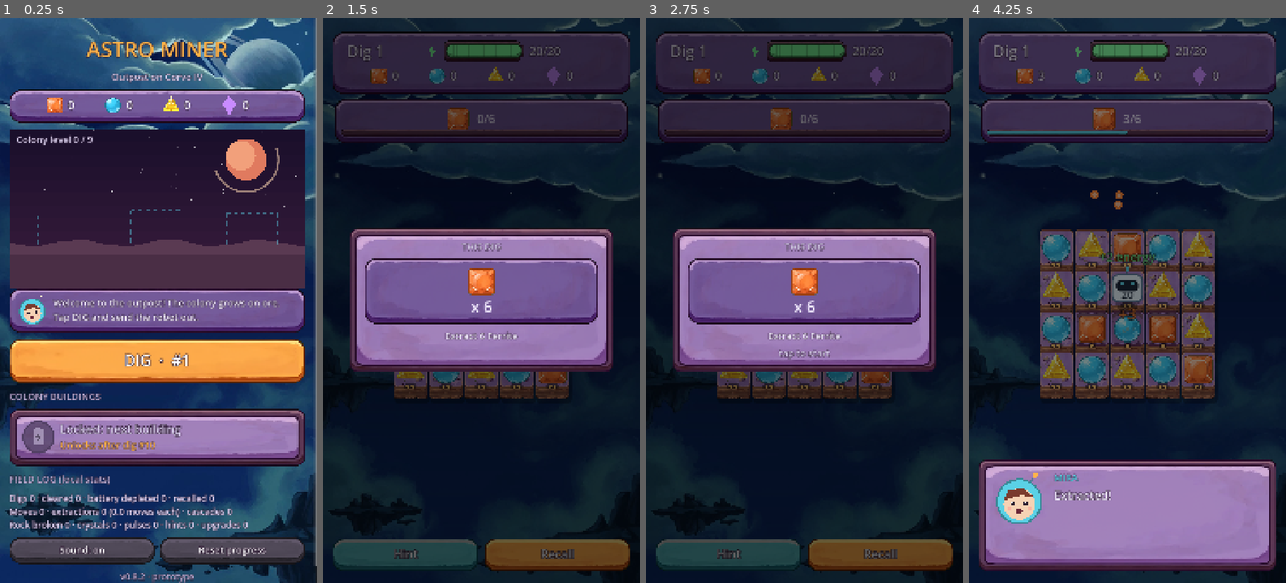
Above: before the commit, frames 1-4 (left to right).
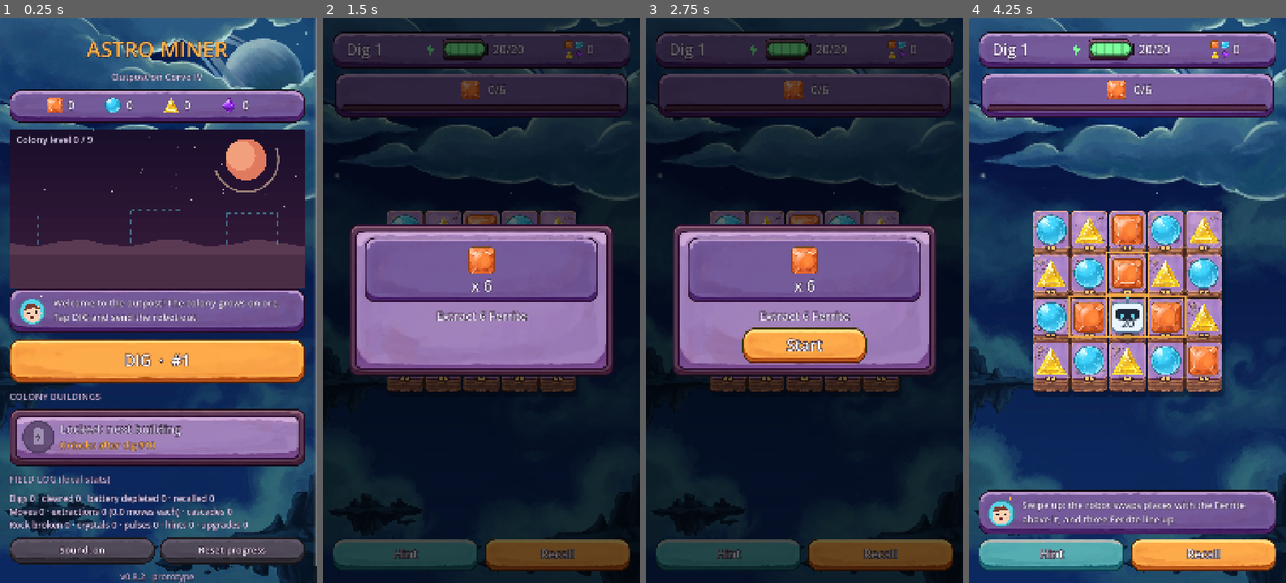
Above: after the commit, the same moments.

Repository: urunsiyabend/astro-miner
Game: Godot game, scene res://scenes/Main.tscn
The game is run twice, just before and just after one commit, with the same random seed, the same clock (stepped at 60 frames per second) and the same inputs.
Inputs (mouse positions are in pixels of both pictures, inside the frame that each line leads up to):
- Up to frame 1 (0.25 s): no input
- Up to frame 2 (1.5 s): click "DIG · #1" at 0.5 s; click "Hint" at 1.25 s
- Up to frame 3 (2.75 s): click "Recall" at 2 s
- Up to frame 4 (4.25 s): click (1127, 345) at 2.75 s, where only the run after the commit has a clickable "Start"; tap Enter at 3.5 s; drag from (1127, 317) to (1159, 176) at 3.52 s

The runs differ from the first frame. In frame 1, 0.2% of the frame differs, in the area x 51-75%, y 13-18%; in frame 2, 23%; in frame 3, 25%; in frame 4, 97%, in the area x 0-100%, y 0-100%.

Commit message:
Compact haul slot, painted crystal, goal bar clear of its icon, Start button
- HUD: the four haul counters become one slot next to the battery (four gems +
  total). Ore flies into it and it shows the gem that came in; tapping it shows
  the per-gem breakdown for a few seconds. Mobile puzzle HUDs keep the top bar
  for goals and moves and give extras one compact slot.
- Crystal: a painted sprite (the sapphire recoloured to crystal violet, a little
  wider) replaces the code-drawn diamond in the HUD, goals, board and scanner.
  The rock goal uses the boulder sprite.
- Ore sprites are centred on their outline box, not their alpha centroid, which
  had lifted the triangle to the top of every slot.
- Goal slots: icon and count are sized to the space above the progress bar and
  centred as one group, so the bar never touches the icon.
- Goal card: no "THIS DIG" title, bigger goal text, and an orange Start button
  instead of the faint "tap to start" (tapping anywhere still works).

Co-Authored-By: Claude Opus 5.5 <noreply@anthropic.com>
Claude-Session: https://claude.ai/code/session_012tNQeieoW2rM39cXm4MPAj

Diff:
--- a/scripts/DevShot.gd
+++ b/scripts/DevShot.gd
@@ -40,6 +40,8 @@
 			if map.has(ch):
 				main.dig._on_move(map[ch])
 				await get_tree().create_timer(0.7).timeout
+		if OS.has_environment("ASTRO_HAUL"):
+			main.dig._toggle_haul()
 		if OS.has_environment("ASTRO_HINT"):
 			main.dig._on_hint()
 		var mid := float(OS.get_environment("ASTRO_MID")) if OS.has_environment("ASTRO_MID") else 0.0
--- a/scripts/ui/Art.gd
+++ b/scripts/ui/Art.gd
@@ -6,7 +6,8 @@
 ## (UiMetrics), so alignment never depends on eyeballed offsets.
 ## When a texture is missing the callers fall back to the code-drawn look.
 
-const ORE := ["ferrite", "cryo", "lumen"]  # Board ore type -> assets/ore/<name>.png
+## Resource index (board ore type 0-2, then 3 = crystal) -> assets/ore/<name>.png
+const ORE := ["ferrite", "cryo", "lumen", "crystal"]
 const ROCK := ["boulder", "stone", "basalt"]  # starting layers 1, 2, 3
 ## Visible share of the earth band under each row: rows sit this much further apart than
 ## columns, so every block shows a strip of its thickness (the floating-island look).
--- a/scripts/ui/BoardView.gd
+++ b/scripts/ui/BoardView.gd
@@ -588,7 +588,11 @@
 	var s := cell * 0.2
 	match b:
 		Board.Buried.CRYSTAL:
-			_gem(c + Vector2(0, 6), s, Color(Pal.CRYSTAL, 0.85))
+			var gem := Art.ore(3) if _art else null
+			if gem != null:
+				draw_texture_rect(gem, Rect2(c + Vector2(0, 6) - Vector2(s, s) * 1.3, Vector2(s, s) * 2.6), false, Color(1, 1, 1, 0.85))
+			else:
+				_gem(c + Vector2(0, 6), s, Color(Pal.CRYSTAL, 0.85))
 		Board.Buried.CELL:
 			_battery(c + Vector2(0, 6), s, Color(Pal.CELL, 0.85))
 		Board.Buried.EMPTY:
@@ -661,7 +665,11 @@
 		K.CRYSTAL:
 			var glow := 0.5 + 0.5 * sin(_time * 4.0 + c.x)
 			draw_circle(c, s * 1.5, Color(Pal.CRYSTAL, 0.18 + 0.12 * glow))
-			_gem(c, s * 1.2, Pal.CRYSTAL)
+			var gem := Art.ore(3) if _art else null
+			if gem != null:
+				draw_texture_rect(gem, Rect2(c - Vector2(s, s) * 1.6, Vector2(s, s) * 3.2), false)
+			else:
+				_gem(c, s * 1.2, Pal.CRYSTAL)
 		K.CELL:
 			draw_circle(c, s * 1.4, Color(Pal.CELL, 0.15))
 			_battery(c, s, Pal.CELL)
--- a/scripts/ui/DigScreen.gd
+++ b/scripts/ui/DigScreen.gd
@@ -16,7 +16,10 @@
 var _title: Label
 var _goals: Widgets.GoalStrip
 var _energy: Widgets.EnergyBar
+var _haul: Widgets.HaulChip
+var _haul_pop: Control  # breakdown of the haul, shown for a moment when the haul is tapped
 var _chips: Array = []
+var _top_plate: Control
 var _coach: Dialog.Coach
 var _dialog: Dialog.Overlay
 var _mission: Control
@@ -71,23 +74,19 @@
 	col.add_theme_constant_override("separation", 12)
 	margin.add_child(col)
 
-	# top HUD, one plate: dig number and battery, then this dig's haul; both rows centred
-	# with extra room at the plate's sides
+	# top HUD, one plate: dig number, battery, and this dig's haul as one compact slot
+	# (tap it for the breakdown). Extra room at the plate's sides.
 	var top_plate := Ui.panel(Pal.PANEL, 28, "plate")
+	_top_plate = top_plate
 	col.add_child(top_plate)
 	var inner := MarginContainer.new()
 	for side in ["left", "right"]:
-		inner.add_theme_constant_override("margin_" + side, 28)
-	inner.add_theme_constant_override("margin_top", 6)
-	inner.add_theme_constant_override("margin_bottom", 10)
+		inner.add_theme_constant_override("margin_" + side, 24)
 	top_plate.add_child(inner)
-	var rows := VBoxContainer.new()
-	rows.add_theme_constant_override("separation", 8)
-	inner.add_child(rows)
 	var top := HBoxContainer.new()
 	top.alignment = BoxContainer.ALIGNMENT_CENTER
-	top.add_theme_constant_override("separation", 20)
-	rows.add_child(top)
+	top.add_theme_constant_override("separation", 18)
+	inner.add_child(top)
 	_title = Ui.label("", Pal.FS_BIG, Pal.TEXT)
 	_title.custom_minimum_size.x = 230
 	_title.autowrap_mode = TextServer.AUTOWRAP_OFF
@@ -98,16 +97,10 @@
 	_energy.custom_minimum_size.y = 88
 	_energy.size_flags_horizontal = Control.SIZE_EXPAND_FILL
 	top.add_child(_energy)
-
-	var chips := HBoxContainer.new()
-	chips.alignment = BoxContainer.ALIGNMENT_CENTER
-	chips.add_theme_constant_override("separation", 18)
-	rows.add_child(chips)
-	for r in 4:
-		var c := Widgets.Chip.new(r)
-		c.custom_minimum_size.y = 64
-		_chips.append(c)
-		chips.add_child(c)
+	_haul = Widgets.HaulChip.new()
+	_haul.size_flags_vertical = Control.SIZE_SHRINK_CENTER
+	_haul.tapped.connect(_toggle_haul)
+	top.add_child(_haul)
 
 	_goals = Widgets.GoalStrip.new()
 	col.add_child(_goals)
@@ -139,12 +132,46 @@
 	fxl.set_anchors_and_offsets_preset(Control.PRESET_FULL_RECT)
 	add_child(fxl)
 	for r in 4:
-		var chip: Widgets.Chip = _chips[r]
-		fxl.targets[r] = chip.icon_global
+		fxl.targets[r] = _haul.icon_global
 	fxl.targets["energy"] = _energy.target_global
 
 	_dialog = Dialog.Overlay.new()
 	add_child(_dialog)
+
+
+## The haul per gem, on a plate under the top bar, for a few seconds.
+func _toggle_haul() -> void:
+	if _haul_pop != null:
+		_hide_haul()
+		return
+	_haul_pop = Ui.panel(Pal.PANEL, 28, "plate")
+	_haul_pop.mouse_filter = Control.MOUSE_FILTER_IGNORE
+	var row := HBoxContainer.new()
+	row.alignment = BoxContainer.ALIGNMENT_CENTER
+	row.add_theme_constant_override("separation", 18)
+	_haul_pop.add_child(row)
+	for r in 4:
+		var c := Widgets.Chip.new(r)
+		c.custom_minimum_size.y = 64
+		c.set_value(_haul.values[r])
+		_chips.append(c)
+		row.add_child(c)
+	add_child(_haul_pop)
+	_haul_pop.global_position = _top_plate.global_position + Vector2(0, _top_plate.size.y + 6)
+	_haul_pop.size.x = _top_plate.size.x
+	_haul_pop.modulate.a = 0.0
+	var tw := _haul_pop.create_tween()
+	tw.tween_property(_haul_pop, "modulate:a", 1.0, 0.15)
+	tw.tween_interval(2.5)
+	tw.tween_property(_haul_pop, "modulate:a", 0.0, 0.25)
+	tw.tween_callback(_hide_haul)
+
+
+func _hide_haul() -> void:
+	if _haul_pop != null:
+		_haul_pop.queue_free()
+		_haul_pop = null
+	_chips.clear()
 
 
 ## Start campaign dig `index`, or a supply run on that site (random layout, no lessons).
@@ -163,9 +190,11 @@
 		board.setup_site(site, s, rules)
 	_title.text = "Supply run" if supply else "Dig %d" % (index + 1)
 	_goals.set_goals(site.goals)
-	# ore that counts toward a goal flies into its goal icon, the rest into the haul chips
+	# ore that counts toward a goal flies into its goal icon, the rest into the haul slot
+	_haul.values = [0, 0, 0, 0]
+	_hide_haul()
 	for r in 4:
-		fxl.targets[r] = (_chips[r] as Widgets.Chip).icon_global
+		fxl.targets[r] = _haul.icon_global
 	for i in site.goals.size():
 		var g: Dictionary = site.goals[i]
 		if g.type == "ore":
@@ -235,15 +264,20 @@
 	var v := VBoxContainer.new()
 	v.add_theme_constant_override("separation", 14)
 	panel.add_child(v)
-	v.add_child(Ui.label("SUPPLY RUN" if supply else "THIS DIG", Pal.FS_SMALL, Pal.DIM, HORIZONTAL_ALIGNMENT_CENTER))
+	if supply:
+		v.add_child(Ui.label("Supply run", Pal.FS, Pal.TEXT, HORIZONTAL_ALIGNMENT_CENTER))
 	var strip := Widgets.GoalStrip.new(true)
 	strip.set_goals(goals)
 	v.add_child(strip)
 	var words := []
 	for g in goals:
 		words.append(Sites.goal_text(g))
-	v.add_child(Ui.label(" + ".join(words), Pal.FS_SMALL, Pal.TEXT, HORIZONTAL_ALIGNMENT_CENTER))
-	var tap := Ui.label("tap to start", Pal.FS_SMALL, Pal.DIM, HORIZONTAL_ALIGNMENT_CENTER)
+	v.add_child(Ui.label(" + ".join(words), Pal.FS, Pal.TEXT, HORIZONTAL_ALIGNMENT_CENTER))
+	# a real button (tapping anywhere works too); it shows once the goal had time to be read
+	var tap := Ui.button("Start", Pal.WARN, Pal.FS_BIG, 120)
+	tap.custom_minimum_size.x = 420
+	tap.size_flags_horizontal = Control.SIZE_SHRINK_CENTER
+	tap.pressed.connect(_close_mission)
 	tap.modulate.a = 0.0
 	v.add_child(tap)
 	# the card stays up for a moment so the goal is actually read, then invites the tap
@@ -381,7 +415,8 @@
 
 func _on_snap(s: Dictionary) -> void:
 	_energy.set_energy(s.energy, board.cfg.capacity)
-	for r in 4:
+	_haul.set_values(s.haul)
+	for r in _chips.size():
 		(_chips[r] as Widgets.Chip).set_value(s.haul[r])
 	var site := Sites.get_site(site_index)
 	for i in site.goals.size():
--- a/scripts/ui/Widgets.gd
+++ b/scripts/ui/Widgets.gd
@@ -39,6 +39,67 @@
 		var p := Vector2(82, size.y * 0.5 + fs * 0.36)
 		draw_string_outline(_font, p, str(value), HORIZONTAL_ALIGNMENT_LEFT, -1, fs, 8, Pal.OUTLINE)
 		draw_string(_font, p, str(value), HORIZONTAL_ALIGNMENT_LEFT, -1, fs, Pal.TEXT.lerp(Pal.RES[res], _pop))
+
+
+## This dig's haul in one small slot: the four gems and the total. Ore that is not a goal flies
+## here; the slot then shows the gem that came in for a moment. Tap it for the breakdown.
+## (Mobile puzzle HUDs keep the top bar for goals and moves; extras get one compact slot.)
+class HaulChip extends Control:
+	signal tapped
+	var values := [0, 0, 0, 0]
+	var _pop := 0.0
+	var _last := -1
+	var _font: Font
+
+	func _init() -> void:
+		custom_minimum_size = Vector2(190, 76)
+		mouse_filter = Control.MOUSE_FILTER_STOP
+		_font = ThemeDB.fallback_font
+
+	func set_values(v: Array) -> void:
+		for r in 4:
+			if v[r] > values[r]:
+				_last = r
+				_pop = 1.0
+		values = v.duplicate()
+		queue_redraw()
+
+	func total() -> int:
+		var t := 0
+		for x in values:
+			t += x
+		return t
+
+	func icon_global() -> Vector2:
+		return get_global_transform_with_canvas() * _icon_c()
+
+	func _icon_c() -> Vector2:
+		return Vector2(44, size.y * 0.5)
+
+	func _gui_input(e: InputEvent) -> void:
+		if (e is InputEventScreenTouch and e.pressed) or (e is InputEventMouseButton and e.pressed):
+			tapped.emit()
+			accept_event()
+
+	func _process(delta: float) -> void:
+		if _pop > 0.0:
+			_pop = maxf(0.0, _pop - delta * 1.2)
+			queue_redraw()
+
+	func _draw() -> void:
+		var c := _icon_c()
+		if _pop > 0.0 and _last >= 0:
+			# the gem that just came in, popping
+			Widgets.draw_res_icon(self, c, 26.0 * (1.0 + 0.3 * minf(1.0, _pop * 2.0)), _last)
+		else:
+			for r in 4:
+				var o := Vector2(-17 if r % 2 == 0 else 17, -16 if r < 2 else 16)
+				Widgets.draw_res_icon(self, c + o, 15.0, r)
+		var fs := Pal.FS
+		var p := Vector2(88, size.y * 0.5 + fs * 0.36)
+		var txt := str(total())
+		draw_string_outline(_font, p, txt, HORIZONTAL_ALIGNMENT_LEFT, -1, fs, 8, Pal.OUTLINE)
+		draw_string(_font, p, txt, HORIZONTAL_ALIGNMENT_LEFT, -1, fs, Pal.TEXT.lerp(Pal.RES[maxi(_last, 0)], minf(1.0, _pop * 2.0)))
 
 
 ## Battery bar whose length grows with capacity, so Power Station upgrades are visible.
@@ -183,13 +244,33 @@
 
 	func _icon_pos(i: int) -> Vector2:
 		var w := _slot_w()
-		var s := _icon_size()
 		if big:
 			return Vector2(w * (i + 0.5), size.y * 0.36)
-		return Vector2(w * i + w * 0.5 - s * 1.6, size.y * 0.45)
+		# icon + count are centred as one group in the face above the bar
+		var top := _top_area(i)
+		var txt := "%d/%d" % [goals[i].n, goals[i].n]
+		var tw := _font.get_string_size(txt, HORIZONTAL_ALIGNMENT_LEFT, -1, Pal.FS).x
+		var group := _icon_size() * 2.0 + 14.0 + tw
+		return Vector2(top.get_center().x - group * 0.5 + _icon_size(), top.get_center().y)
+
+	func _slot(i: int) -> Rect2:
+		var w := _slot_w()
+		return Rect2(Vector2(w * i + 8, 4), Vector2(w - 16, size.y - 8))
+
+	func _bar(i: int) -> Rect2:
+		var face := Art.face("plate", _slot(i))
+		return Rect2(Vector2(face.position.x + 16, face.end.y - 26), Vector2(face.size.x - 32, 20))
+
+	## The part of the slot's face above its progress bar.
+	func _top_area(i: int) -> Rect2:
+		var face := Art.face("plate", _slot(i))
+		return Rect2(face.position, Vector2(face.size.x, _bar(i).position.y - 6 - face.position.y))
 
 	func _icon_size() -> float:
-		return 62.0 if big else 50.0
+		if big:
+			return 62.0
+		# the icon art is ~1.9 s tall: keep it inside the area above the bar
+		return minf(46.0, (_top_area(0).size.y - 4.0) / 1.9) if goals.size() > 0 else 46.0
 
 	func _process(delta: float) -> void:
 		var any := false
@@ -208,7 +289,7 @@
 			var done: bool = have[i] >= g.n
 			var c := _icon_pos(i)
 			var col := Pal.GOOD if done else Pal.TEXT
-			var slot := Rect2(Vector2(w * i + 8, 4), Vector2(w - 16, size.y - 8))
+			var slot := _slot(i)
 			var tint := Color.WHITE.lerp(Pal.GOOD, 0.35) if done else Color.WHITE.lerp(Color(1.3, 1.3, 1.3), _pop[i])
 			if not Art.draw(self, "plate", slot, tint):
 				var sb := StyleBoxFlat.new()
@@ -221,12 +302,12 @@
 			var fs := Pal.FS_BIG if big else Pal.FS
 			var txt := ("x %d" % g.n) if big else ("%d/%d" % [have[i], g.n])
 			var tw := _font.get_string_size(txt, HORIZONTAL_ALIGNMENT_LEFT, -1, fs).x
-			var tp := Vector2(c.x - tw * 0.5, size.y * 0.82) if big else Vector2(c.x + s * 1.3, c.y + fs * 0.36)
+			var tp := Vector2(c.x - tw * 0.5, size.y * 0.82) if big else Vector2(c.x + s + 14.0, c.y + fs * 0.36)
+			draw_string_outline(_font, tp, txt, HORIZONTAL_ALIGNMENT_LEFT, -1, fs, 8, Pal.OUTLINE)
 			draw_string(_font, tp, txt, HORIZONTAL_ALIGNMENT_LEFT, -1, fs, col)
 			if not big:
-				var face := Art.face("plate", slot)
-				var bar := Rect2(Vector2(face.position.x + 16, face.end.y - 30), Vector2(face.size.x - 32, 22))
-				const K := 0.32  # bar art scale for a 22 px bar
+				var bar := _bar(i)
+				const K := 0.29  # bar art scale for a 20 px bar
 				var frac: float = float(have[i]) / g.n
 				if Art.draw(self, "bar_track", bar, Color.WHITE, K):
 					var inner := Art.face("bar_track", bar, K)
@@ -295,6 +376,10 @@
 		"crystal":
 			draw_res_icon(ci, c, s * 0.85, 3)
 		"rock":
+			var rk := Art.rock(1, 1)
+			if rk != null:
+				ci.draw_texture_rect(rk, Rect2(c - Vector2(s, s) * 1.05, Vector2(s, s) * 2.1), false)
+				return
 			var pts := PackedVector2Array()
 			for k in 8:
 				var a := TAU * (k + 0.5) / 8.0
@@ -308,9 +393,9 @@
 				var d := Vector2.from_angle(TAU * k / 8.0)
 				ci.draw_line(c + d * s * 0.8, c + d * s * 1.0, Pal.CHARGE, 5.0, true)
 		_:  # any ore
-			draw_res_icon(ci, c + Vector2(-s * 0.45, s * 0.3), s * 0.45, 0)
-			draw_res_icon(ci, c + Vector2(s * 0.45, s * 0.3), s * 0.45, 1)
-			draw_res_icon(ci, c + Vector2(0, -s * 0.4), s * 0.45, 2)
+			draw_res_icon(ci, c + Vector2(0, -s * 0.32), s * 0.42, 2)
+			draw_res_icon(ci, c + Vector2(-s * 0.42, s * 0.3), s * 0.42, 0)
+			draw_res_icon(ci, c + Vector2(s * 0.42, s * 0.3), s * 0.42, 1)
 
 
 static func draw_building_icon(ci: CanvasItem, c: Vector2, s: float, b: int, col: Color) -> void:
@@ -335,7 +420,7 @@
 static func draw_res_icon(ci: CanvasItem, c: Vector2, s: float, res: int) -> void:
 	var t := Art.ore(res)
 	if t != null:
-		# ore sprites share one canvas with the gem on its optical centre, so every kind lands
+		# ore sprites share one canvas with the gem centred on its box, so every kind lands
 		# on the same point and looks the same size (see tools/art/build_assets.py)
 		ci.draw_texture_rect(t, Rect2(c - Vector2(s, s) * 1.15, Vector2(s, s) * 2.3), false)
 		return
Binary file added: assets/ore/crystal.png
Not shown, added: assets/ore/crystal.png.import
Binary file changed: assets/ore/lumen.png
Binary file changed: assets/ore/pearl.png
Binary file changed: assets/ore/star.png
Not shown, changed: docs/art/art-direction.md
Not shown, changed: tools/art/build_assets.py
